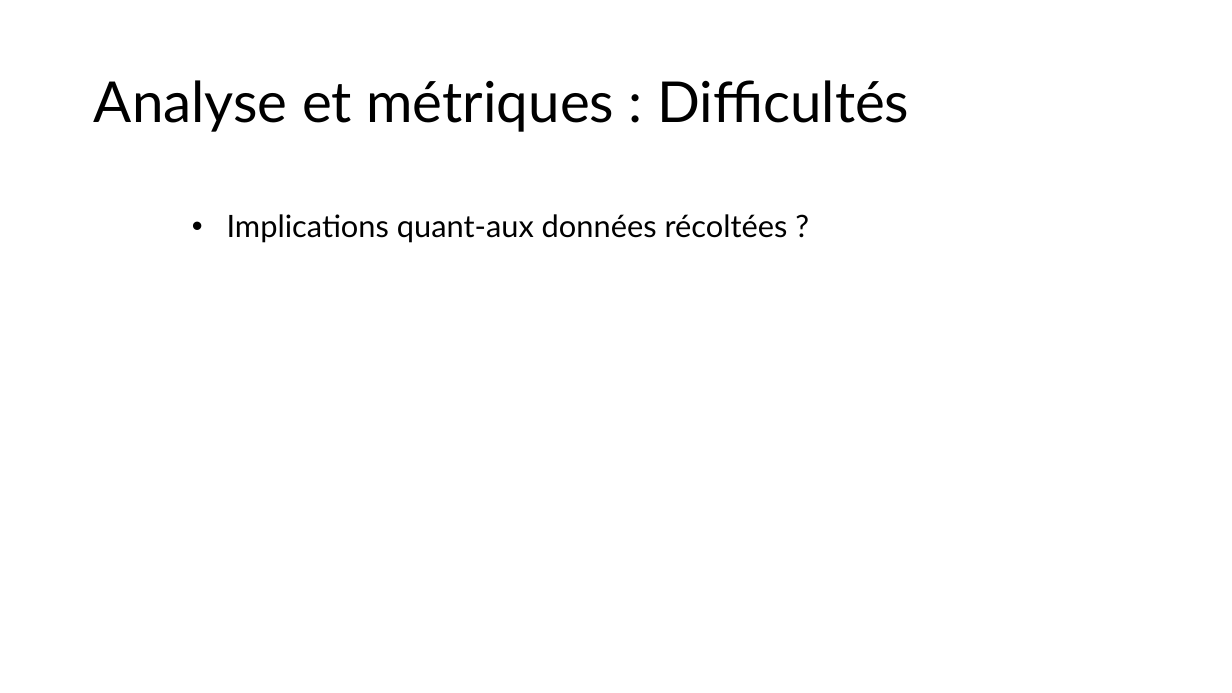
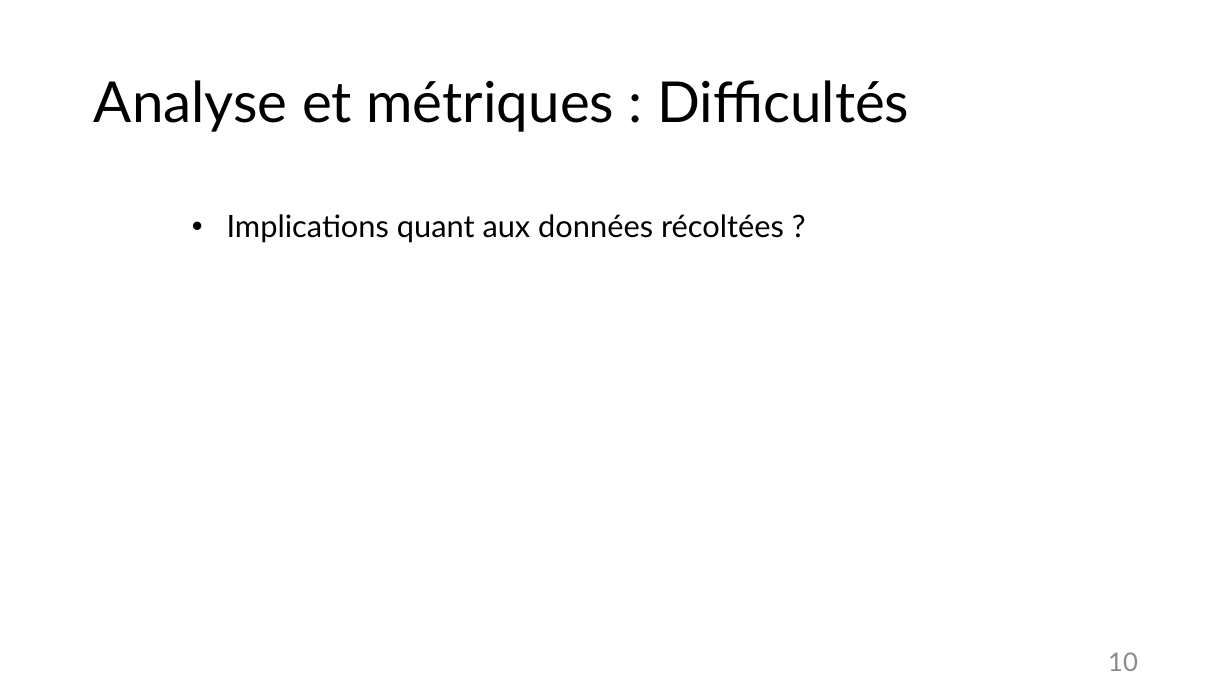
Before and after one commit to Deriorican/Memoire_dRMI_strokes, a slide deck: slide 10 of Présentations/Présentation1.pptx. Drawn at 1232x693 pixels with LibreOffice and Linux fonts; fonts in the diff are those of the drawing. Boxes give left, top, right and bottom in pixels: in the first picture for what was removed or moved away, otherwise in the second. Text is boxed around its words. In the diff, an @@ line names an element or a change of style, - is before the commit and + after.

```diff
--- a/Présentations/Présentation1.pptx
+++ b/Présentations/Présentation1.pptx
@@ text at (227,214,784,243): text changed @@
-• Implications quant-aux données récoltées ?
+• Implications quant aux données récoltées ?
@@ page number added at (1108,652,1138,671), 20 pt, text #8C8C8C @@
+10
```
Also in this commit, not shown: 11 other slides changed, 4 slides added.
